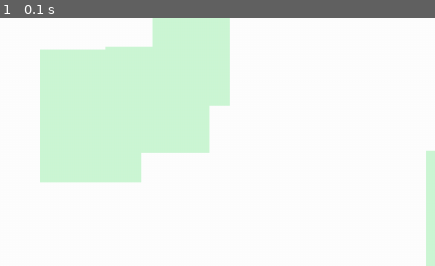
Above: before the commit, frame 1.
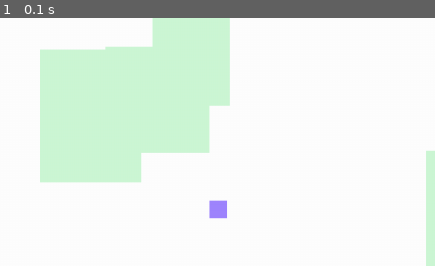
Above: after the commit, the same moment.

Repository: manit-cool/HideAndSeekGamePygame
Game: pygame game, started from main.py
The game is run twice, just before and just after one commit, with the same random seed, the same clock (stepped at 60 frames per second) and the same inputs.
Inputs:
- Up to frame 1 (0.1 s): no input
The pictures show only the part of the screen within x 0-50%, y 50-100%; the shares and areas given below are measured in that part.

The runs differ from the first frame. In frame 1, 0.3% of the frame differs, in the area x 48-53%, y 73-82%.

Commit message:
added phase wall powerup but acting weird when the powerup is over

Diff:
--- a/main.py
+++ b/main.py
@@ -21,7 +21,7 @@
         self.collidables.append(self.Seeker)
         self.collidables.append(self.powerup_management.powerup[0])
         self.collidables.append(self.powerup_management.powerup[1])
-
+        self.collidables.append(self.powerup_management.powerup[2])
         self.obstacles = []
         for i in range(random.randint(10, 15)):
             self.obstacles.append(obstacles.wall())
--- a/plan.txt
+++ b/plan.txt
@@ -6,7 +6,7 @@
 
 speed boost - DONE
 trap - DONE
-phase through walls
+phase through walls - DONE
 weapon to swap roles
 
 --------------------------------------------------------------------------------------------
--- a/powerup_managing_system.py
+++ b/powerup_managing_system.py
@@ -9,6 +9,7 @@
         self.seeker = hider
         self.powerup.append(powerups.speed_boost())
         self.powerup.append(powerups.trap())
+        self.powerup.append(powerups.phase_through_walls())
 
     def draw_powerups(self):
         for i in self.powerup:
@@ -20,10 +21,11 @@
 
     def powerup_updates(self):
         for i in self.powerup:
-            if i.name == "speed":
+            if i.name == "speed" or  i.name == "phase":
                 i.update(self.player)
                 if i.effect_dur == True:
                     self.powerup.remove(i)
+
             if i.name == "trap":
                 i.update(self.player, self.seeker)
 
--- a/powerups.py
+++ b/powerups.py
@@ -6,8 +6,6 @@
         self.speed_boost_applied = 2.24
         self.rect = pygame.Rect(random.randint(0,1255), random.randint(0,695), 25, 25)
         self.name = "speed"
-
-
         self.collected = False
         self.timer = 0
 
@@ -108,11 +106,20 @@
 
     def collisions(self, player):
         if pygame.Rect.colliderect(self.rect, player):
-            player.rect.x = 1230
+            self.rect.x = 1300
             self.collected = True
+            player.phase = True
 
     def timer_start(self):
         self.timer += 1
 
     def effect_dur(self, player):
-        pass
+        if self.timer >= 540:
+            player.phase = False
+            return True
+        return False
+
+    def update(self, player):
+        if self.collected:
+            self.timer_start()
+            self.effect_dur(player)
